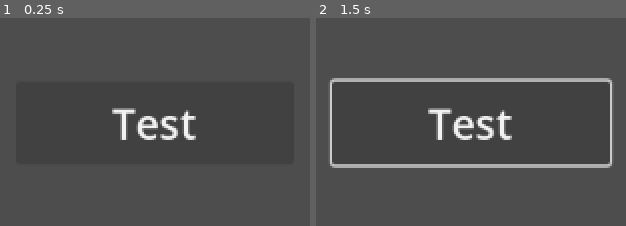
Above: before the commit, frames 1-2 (left to right).
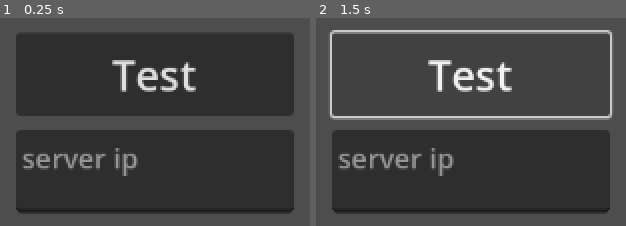
Above: after the commit, the same moments.

Repository: TomaszSierzputowski/RTS
Game: Godot game, scene res://Shared/base_scene.tscn
Same seed, same stepped clock (60 frames per second), same inputs: the game is played once before the commit and once after it.
Inputs:
- Up to frame 1 (0.25 s): no input
- Up to frame 2 (1.5 s): click "Test" at 0.5 s; click "Test" at 1.25 s

The runs differ from the first frame. In frame 1, 45% of the frame differs, in the area x 5-95%, y 7-95%; in frame 2, 31%.

Commit message:
first client-server

Diff:
--- a/Client/Scenes/main_menu.tscn
+++ b/Client/Scenes/main_menu.tscn
@@ -12,12 +12,27 @@
 anchor_right = 0.5
 anchor_bottom = 0.5
 offset_left = -100.0
-offset_top = -30.0
+offset_top = -65.0
 offset_right = 100.0
-offset_bottom = 30.0
+offset_bottom = -5.0
 grow_horizontal = 2
 grow_vertical = 2
 theme_override_font_sizes/font_size = 30
 text = "Test"
 
+[node name="ServerIpInput" type="TextEdit" parent="."]
+anchors_preset = 8
+anchor_left = 0.5
+anchor_top = 0.5
+anchor_right = 0.5
+anchor_bottom = 0.5
+offset_left = -100.0
+offset_top = 5.0
+offset_right = 100.0
+offset_bottom = 65.0
+grow_horizontal = 2
+grow_vertical = 2
+theme_override_font_sizes/font_size = 20
+placeholder_text = "server ip"
+
 [connection signal="pressed" from="TestButton" to="." method="_on_test_button_pressed"]
--- a/Client/Scripts/main_menu.gd
+++ b/Client/Scripts/main_menu.gd
@@ -1,4 +1,10 @@
 extends Node
 
+@onready var server_ip = $ServerIpInput
+
 func _on_test_button_pressed() -> void:
-	pass # Replace with function body.
+	print("trying to connect...")
+
+	var client = ENetMultiplayerPeer.new()
+	client.create_client(server_ip.text, 8080)
+	multiplayer.multiplayer_peer = client
--- a/Server/server.gd
+++ b/Server/server.gd
@@ -2,3 +2,15 @@
 
 func _ready() -> void:
 	print("This is a server")
+	multiplayer.peer_connected.connect(self._on_client_connect)
+	multiplayer.peer_disconnected.connect(self._on_client_disconnect)
+
+	var server = ENetMultiplayerPeer.new()
+	server.create_server(8080, 2)
+	multiplayer.multiplayer_peer = server
+
+func _on_client_connect(clientID : int) -> void:
+	print("Client connected, id: " + str(clientID))
+
+func _on_client_disconnect(clientID) -> void:
+	print("Client disconnected, id: " + str(clientID))
